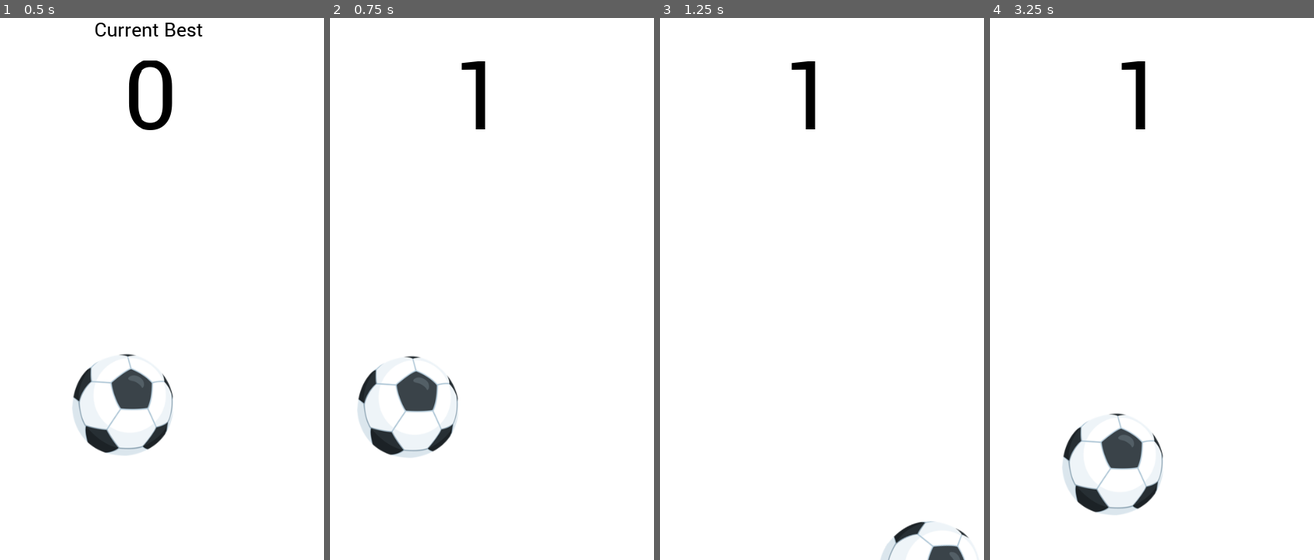
Above: before the commit, frames 1-4 (left to right).
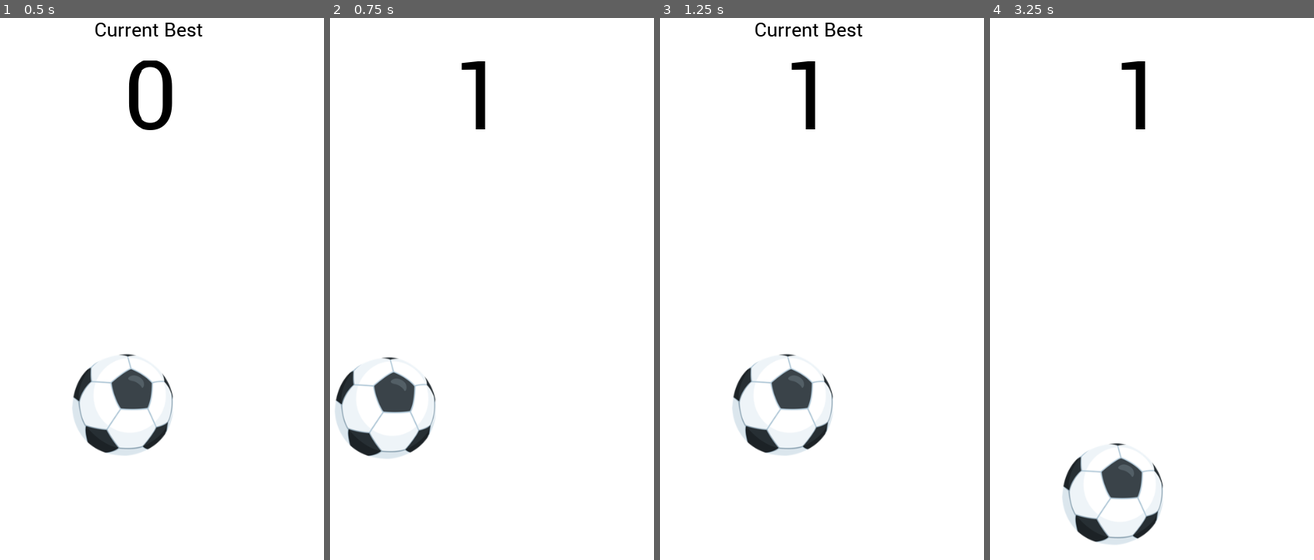
Above: after the commit, the same moments.

Repository: abdelhaksam/godot-facebook_soccer
Game: Godot game, scene res://Scene.tscn
Same seed, same stepped clock (60 frames per second), same inputs: the game is played once before the commit and once after it.
Inputs (mouse positions are in pixels of both pictures, inside the frame that each line leads up to):
- Up to frame 1 (0.5 s): no input
- Up to frame 2 (0.75 s): tap Enter at 0.5 s; move the mouse to (453, 402) at 0.52 s; click (453, 402) at 0.67 s
- Up to frame 3 (1.25 s): no input
- Up to frame 4 (3.25 s): move the mouse to (1074, 283) at 1.27 s; click (1074, 283) at 1.42 s; tap Space at 2 s; move the mouse to (1177, 115) at 2.02 s; click (1177, 115) at 2.17 s; tap Enter at 2.75 s; move the mouse to (1126, 375) at 2.77 s; click (1126, 375) at 2.92 s

Frame 1 is identical in both runs. In frame 2, 3.1% of the frame differs, in the area x 1-40%, y 62-82%; in frame 3, 3.0%; in frame 4, 3.6%, in the area x 22-54%, y 72-98%.

Commit message:
Motion closer to the real game

Diff:
--- a/Scene.tscn
+++ b/Scene.tscn
@@ -28,7 +28,7 @@
 z_index = 1
 input_pickable = true
 physics_material_override = SubResource( 1 )
-gravity_scale = 20.0
+gravity_scale = 30.0
 can_sleep = false
 script = ExtResource( 2 )
 
